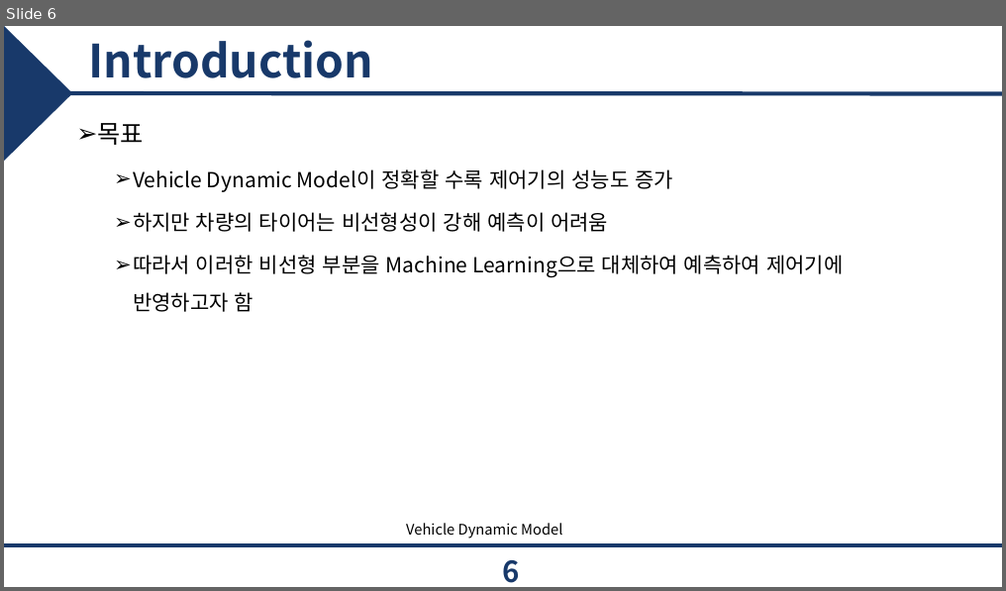
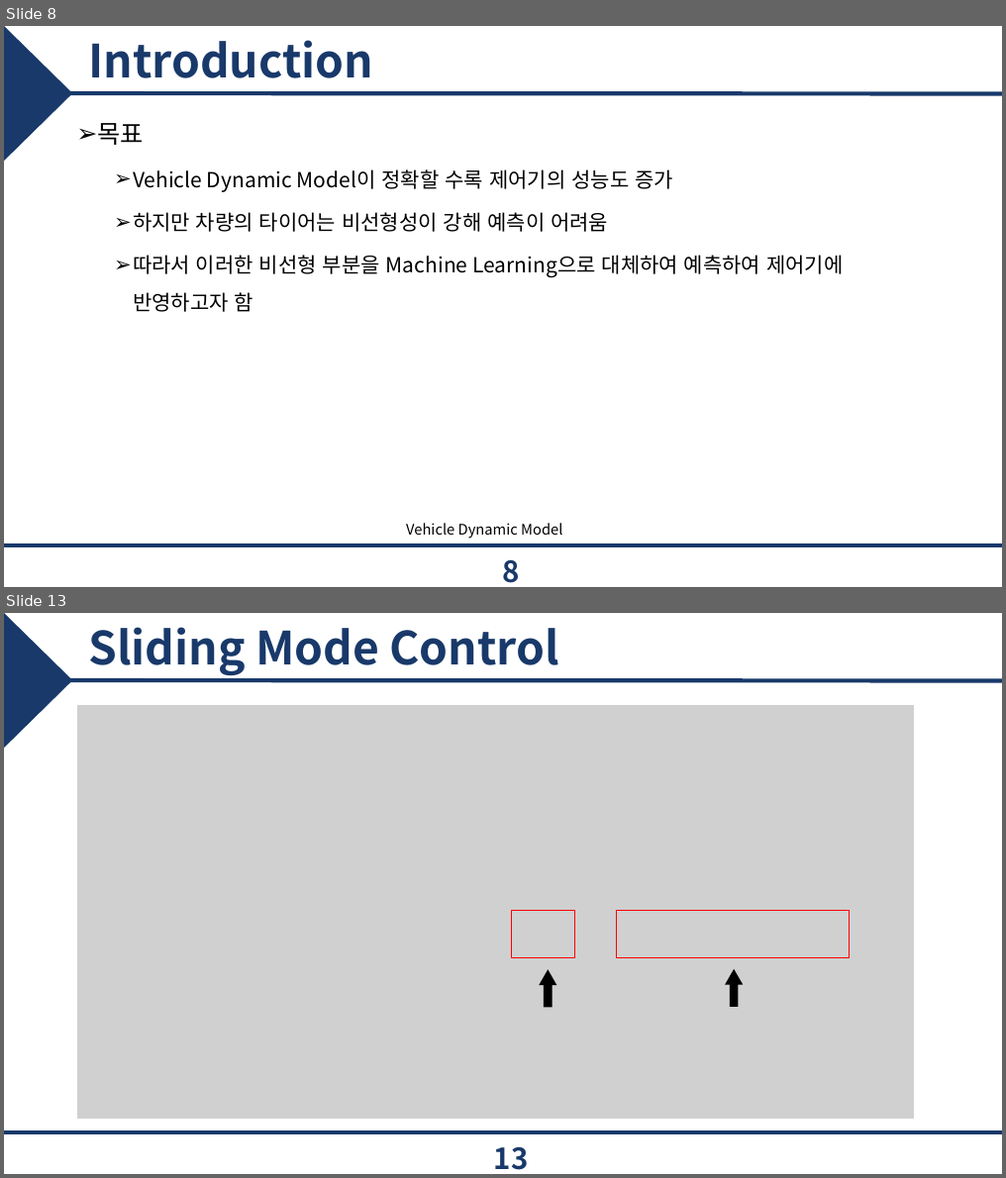
Before and after one commit to epoxx-arch/Torque_vectoringthesis, a slide deck: 졸업 논문/JCCI 발표.pptx. Shown one above the other, each under a label of ours: slide 6 before the commit, slides 8 and 13 after it; the slides between them are not shown. The pictures are 1006x591 and 1006x1178 pixels, drawn with LibreOffice and Linux fonts; fonts in the diff are those of the drawing; grey boxes stand for pictures; background and template pictures are left out. Boxes give left, top, right and bottom in pixels: in the first picture for what was removed or moved away, otherwise in the second. Text is boxed around its words. In the diff, an @@ line names an element or a change of style, - is before the commit and + after.

```diff
--- a/졸업 논문/JCCI 발표.pptx
+++ b/졸업 논문/JCCI 발표.pptx
@@ slide 13 added at [4,613,1002,1174], background #FFFFFF; not listed: 3 template elements that a slide beside it also shows @@
@@ title added at [88,627,559,676], 44 pt, text #18396A, bold @@
+Sliding Mode Control
@@ picture added at [77,705,915,1119] @@
@@ picture added at [130,903,861,961] @@
@@ rectangle added at [511,910,574,959], outline #FF0000 1 pt @@
@@ rectangle added at [617,910,849,959], outline #FF0000 1 pt @@
@@ up arrow added at [542,973,554,1006], fill #000000, outline #000000 3 pt @@
@@ up arrow added at [728,972,741,1005], fill #000000, outline #000000 3 pt @@
@@ picture added at [423,1025,660,1055] @@
@@ picture added at [650,1012,823,1065] @@
@@ page number added at [494,1148,529,1170], 28 pt, text #18396A, bold @@
+13
@@ what was slide 6 is now slide 8 @@
@@ page number at [502,561,519,583]: text changed @@
-6
+8
```
Also in this commit, not shown: 4 slides changed, 12 other slides added, 1 slide removed, 8 other files.
